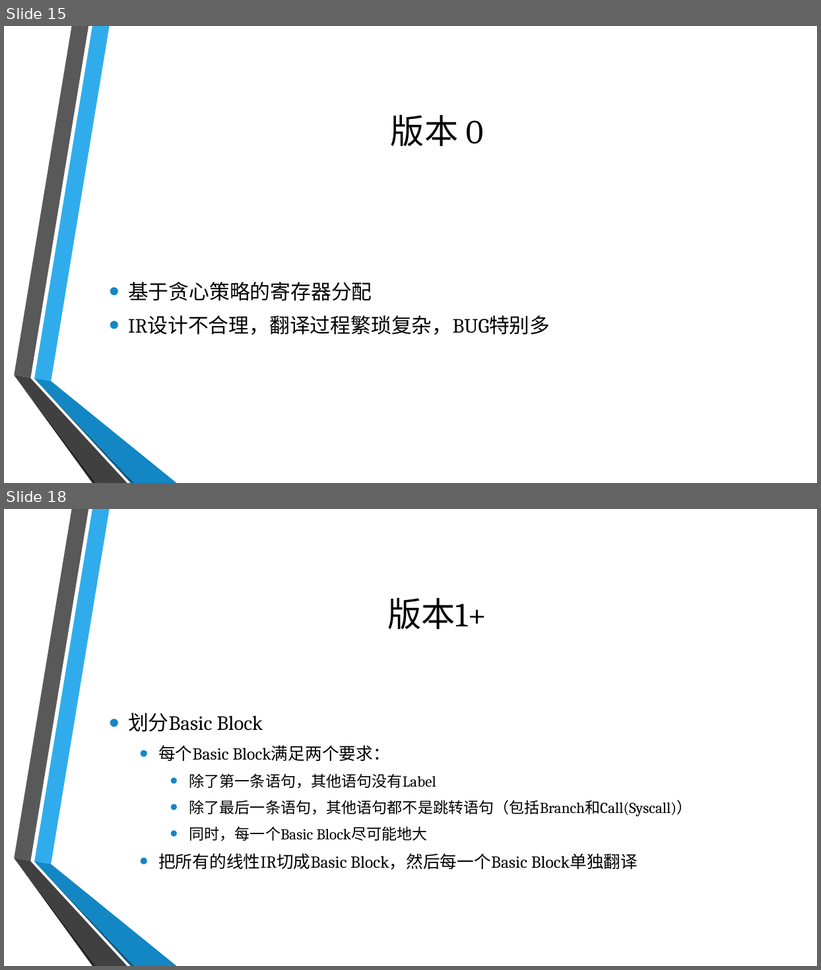
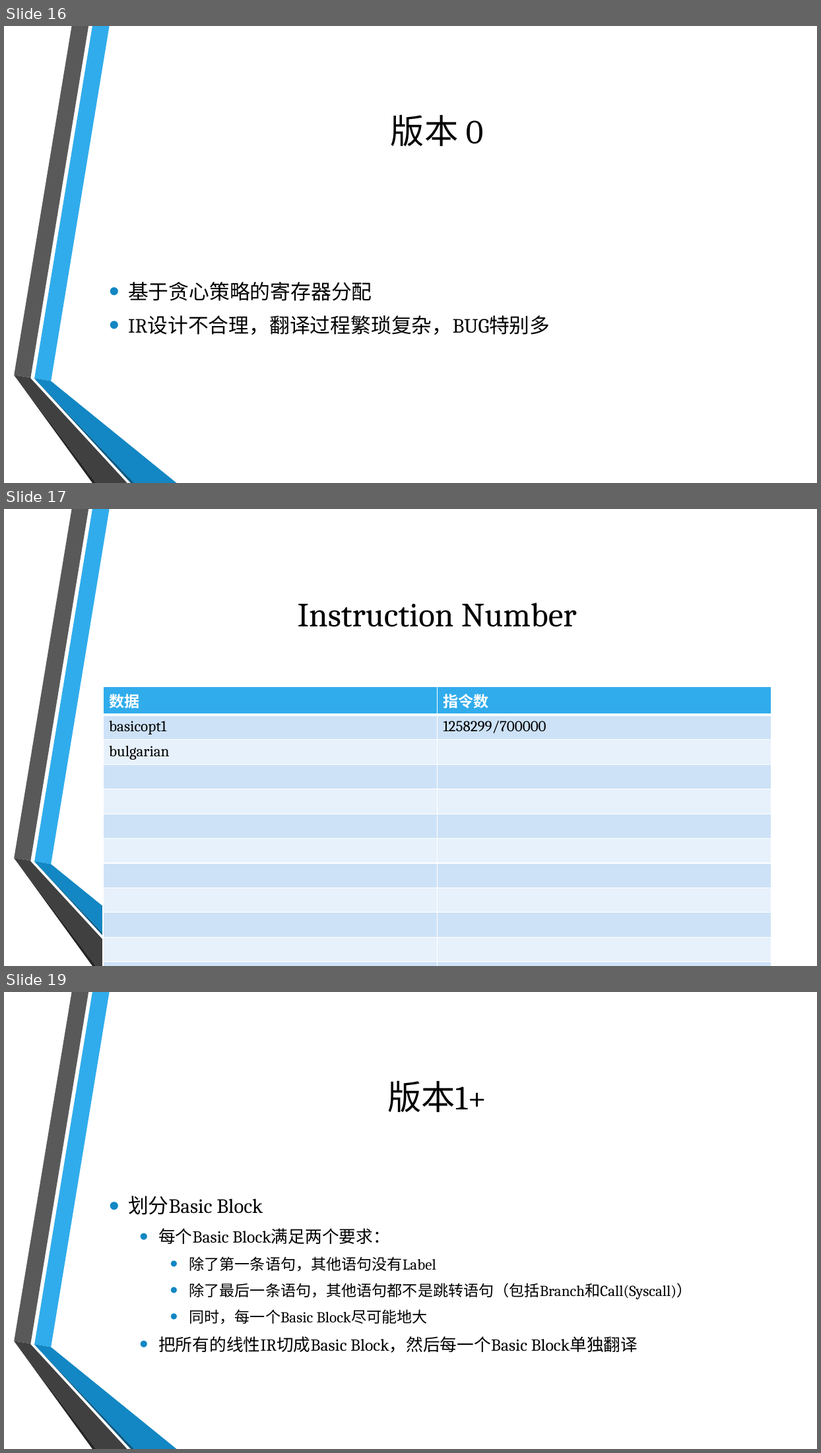
Before and after one commit to BreakVoid/Mental, a slide deck: slide/slide.pptx. Shown one above the other, each under a label of ours: slides 15 and 18 before the commit, slides 16, 17 and 19 after it; the slides between them are not shown. The pictures are 821x970 and 821x1453 pixels, drawn with LibreOffice and Linux fonts; fonts in the diff are those of the drawing; background and template pictures are left out. Boxes give left, top, right and bottom in pixels: in the first picture for what was removed or moved away, otherwise in the second. Text is boxed around its words. In the diff, an @@ line names an element or a change of style, - is before the commit and + after.

```diff
--- a/slide/slide.pptx
+++ b/slide/slide.pptx
@@ slide 17 added at (x1=4, y1=509, x2=817, y2=966), background picture (left out); not listed: 6 template elements that a slide beside it also shows @@
@@ title added at (x1=298, y1=603, x2=577, y2=627), 40 pt, text #000000 @@
+Instruction Number
@@ table added at (x1=103, y1=687, x2=772, y2=966), 12 rows, 2 columns @@
+数据 | 指令数
+basicopt1 | 1258299/700000
+bulgarian | 
+ | 
+ | 
+ | 
+ | 
+ | 
+ | 
+ | 
+ | 
+ | 
@@ what was slide 15 is now slide 16 @@
@@ what was slide 18 is now slide 19 @@
```
Also in this commit, not shown: 1 slide changed.
